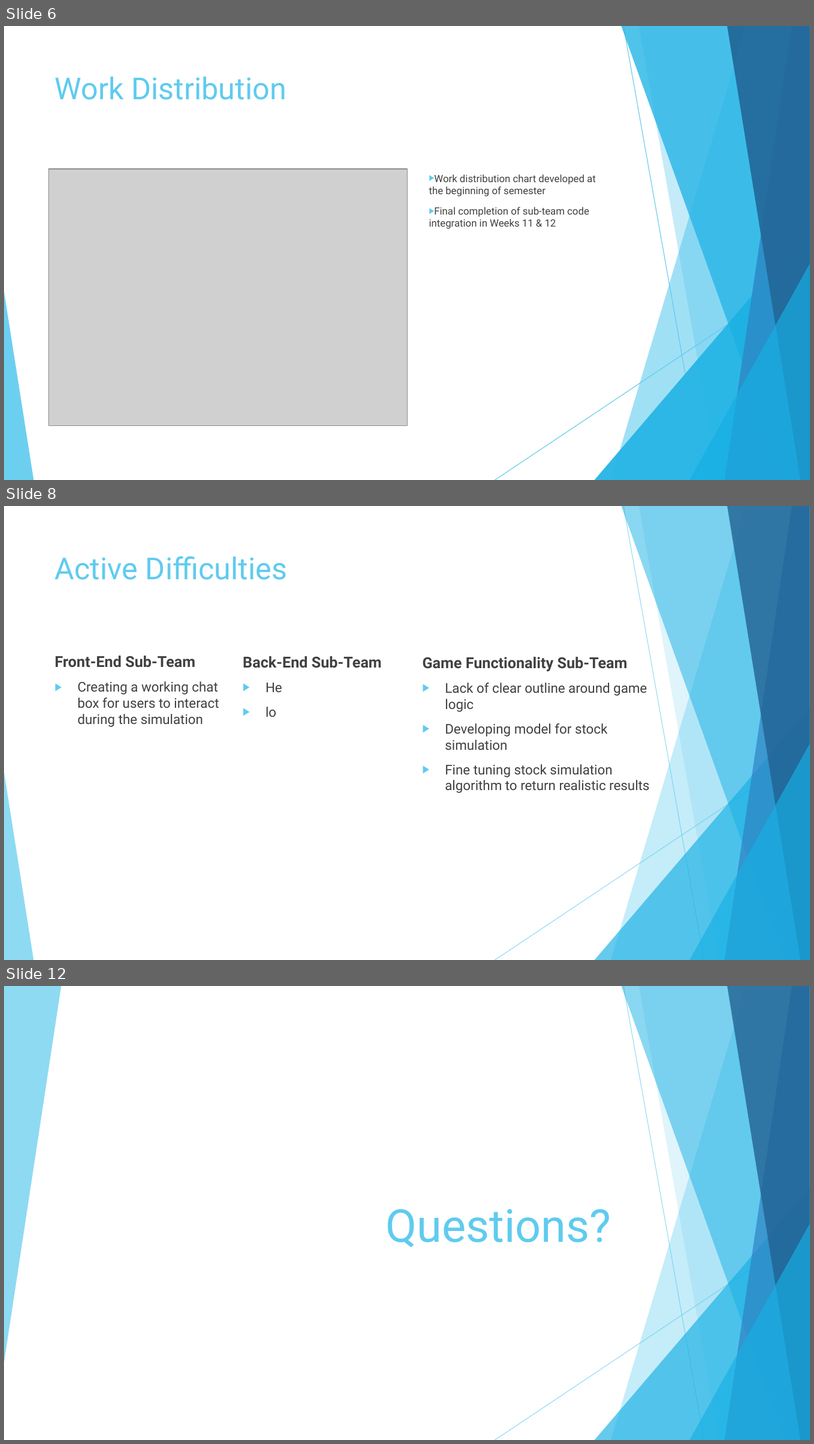
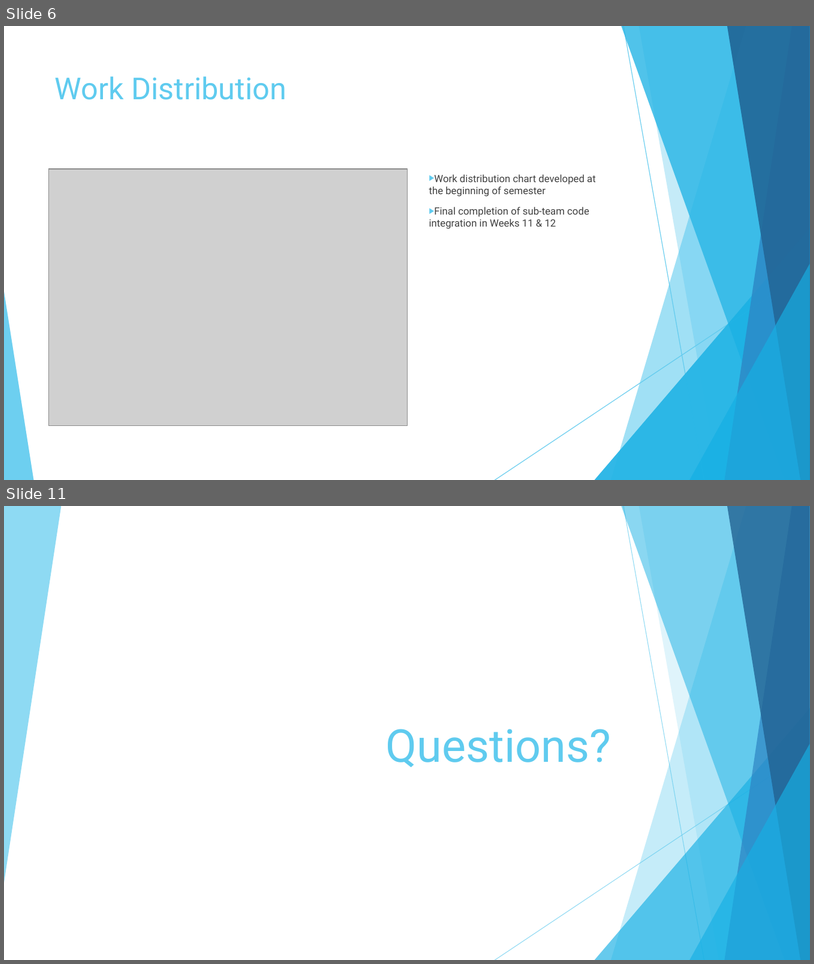
Before and after one commit to fazeelabbasi/CRASH, a slide deck: docs/CMPE 320 Final Group Presentation.pptx. Shown one above the other, each under a label of ours: slides 6, 8 and 12 before the commit, slides 6 and 11 after it; the slides between them are not shown. The pictures are 814x1444 and 814x964 pixels, drawn with LibreOffice and Linux fonts; fonts in the diff are those of the drawing; grey boxes stand for pictures. Boxes give left, top, right and bottom in pixels: in the first picture for what was removed or moved away, otherwise in the second. Text is boxed around its words. In the diff, an @@ line names an element or a change of style, - is before the commit and + after.

```diff
--- a/docs/CMPE 320 Final Group Presentation.pptx
+++ b/docs/CMPE 320 Final Group Presentation.pptx
@@ slide 8 removed at (4, 506, 810, 960), background #FFFFFF; not listed: 10 template elements that a slide beside it also shows @@
@@ title removed at (55, 556, 287, 580) @@
-Active Difficulties
@@ text removed at (55, 655, 219, 727) @@
-Front-End Sub-Team
-▶ Creating a working chat box for users to interact during the simulation
@@ text removed at (243, 656, 382, 717) @@
-Back-End Sub-Team
-▶ He
-▶ lo
@@ text removed at (423, 657, 650, 793) @@
-Game Functionality Sub-Team
-▶ Lack of clear outline around game logic
-▶ Developing model for stock simulation
-▶ Fine tuning stock simulation algorithm to return realistic results
@@ what was slide 12 is now slide 11 @@
```
Also in this commit, not shown: 6 slides changed, 2 slides added, 2 other slides removed, 5 other files.
